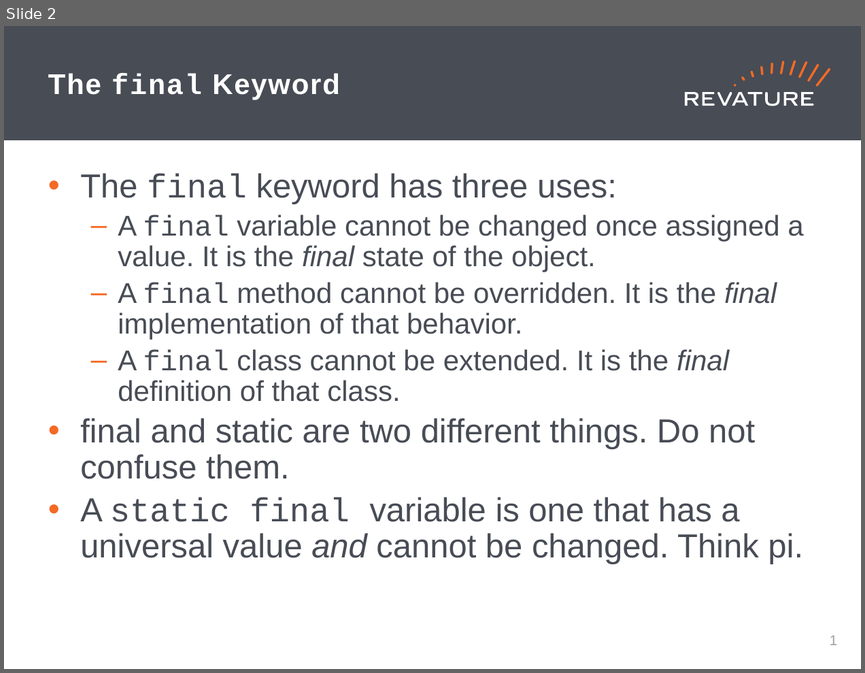
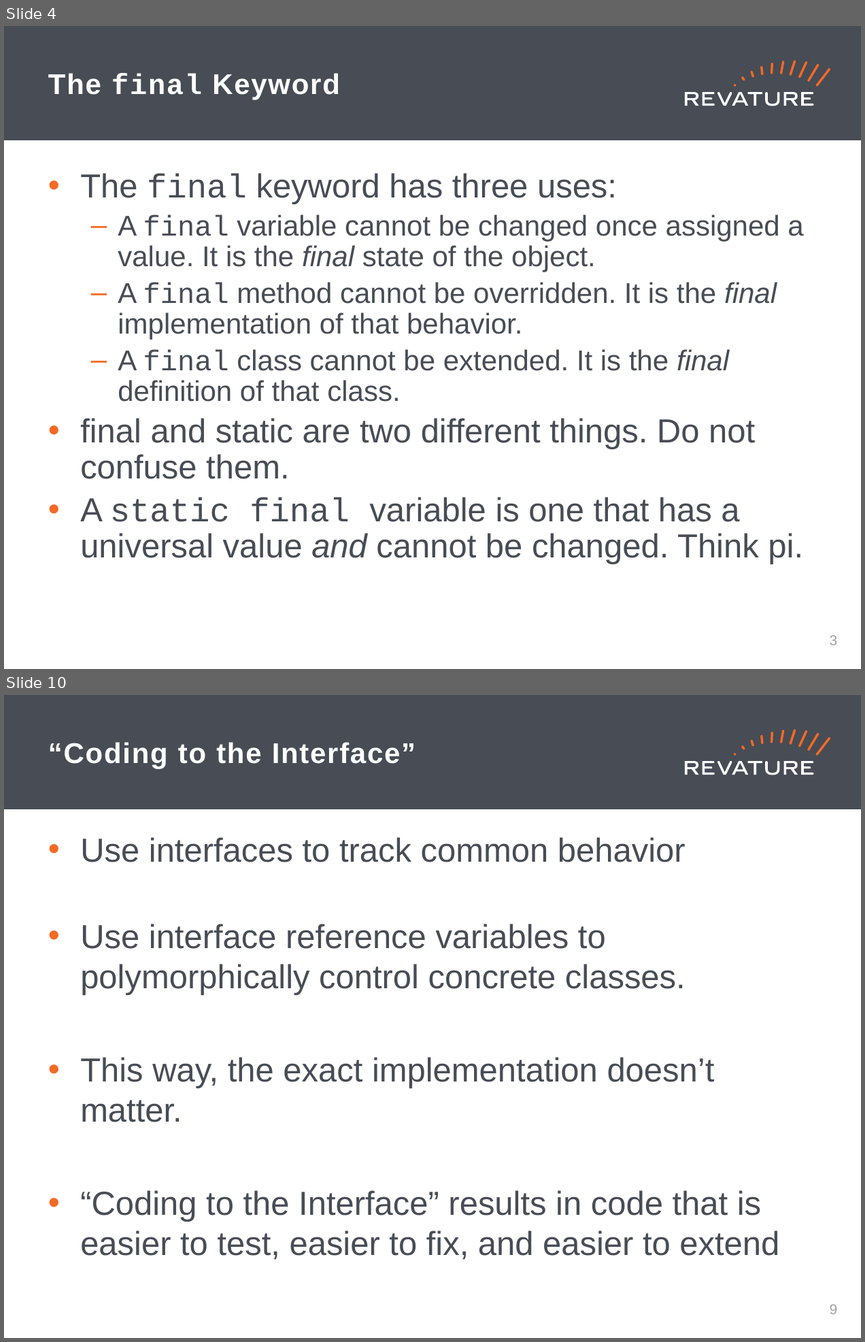
Before and after one commit to jhigherevature/8302021_RAP, a slide deck: powerpoints/Day_14.pptx. Shown one above the other, each under a label of ours: slide 2 before the commit, slides 4 and 10 after it; the slides between them are not shown. The pictures are 865x673 and 865x1342 pixels, drawn with LibreOffice and Linux fonts; fonts in the diff are those of the drawing. Boxes give left, top, right and bottom in pixels: in the first picture for what was removed or moved away, otherwise in the second. Text is boxed around its words. In the diff, an @@ line names an element or a change of style, - is before the commit and + after.

```diff
--- a/powerpoints/Day_14.pptx
+++ b/powerpoints/Day_14.pptx
@@ slide 10 added at (x1=4, y1=695, x2=861, y2=1338), background #FFFFFF; not listed: 19 template elements that a slide beside it also shows @@
@@ title added at (x1=48, y1=742, x2=415, y2=768), 24 pt, text #FFFFFF, bold @@
+“Coding to the Interface”
@@ text added at (x1=80, y1=837, x2=779, y2=1259), 28 pt, text #474C55 @@
+• Use interfaces to track common behavior
+• Use interface reference variables to polymorphically control concrete classes.
+• This way, the exact implementation doesn’t matter.
+• “Coding to the Interface” results in code that is easier to test, easier to fix, and easier to extend
@@ page number added at (x1=830, y1=1304, x2=838, y2=1314), 12 pt, text #A0A1A0 @@
+9
@@ what was slide 2 is now slide 4 @@
@@ page number at (x1=830, y1=635, x2=838, y2=645): text changed @@
-1
+3
```
Also in this commit, not shown: 8 other slides added, 4 other files.
